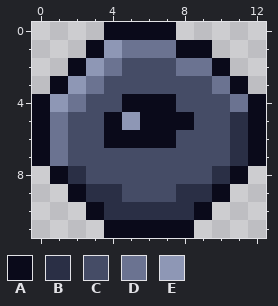
Two states of a pixel-art file, Assets/Textures/Backgrounds/ScrollingObjects/Scrap/escape_pod.aseprite. Above: the version before the commit.
13x12 pixels, 1 frame.
Palette (. is transparent): A #0a0a1a  B #2a2f45  C #454c66  D #6b7391  E #8e97b5
New version:
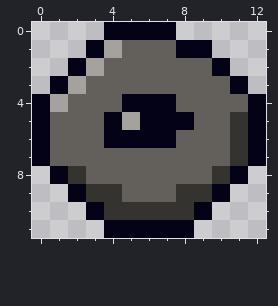
Change:
Colour A changes from #0a0a1a to #040217.
Colour B changes from #2a2f45 to #343330.
Colour C changes from #454c66 to #63605c.
Colour E changes from #8e97b5 to #a5a29d.
Colour D becomes colour C in row 1 at x 5 to 7; in row 2 at x 4 and 8 to 9; in row 3 at x 3 and 10; in row 4 at x 2 and 11; in rows 5 to 7 at x 1.
Changed places in both pictures, as pixel boxes (x1, y1, x2, y2):
changed: (32, 22, 266, 238)
